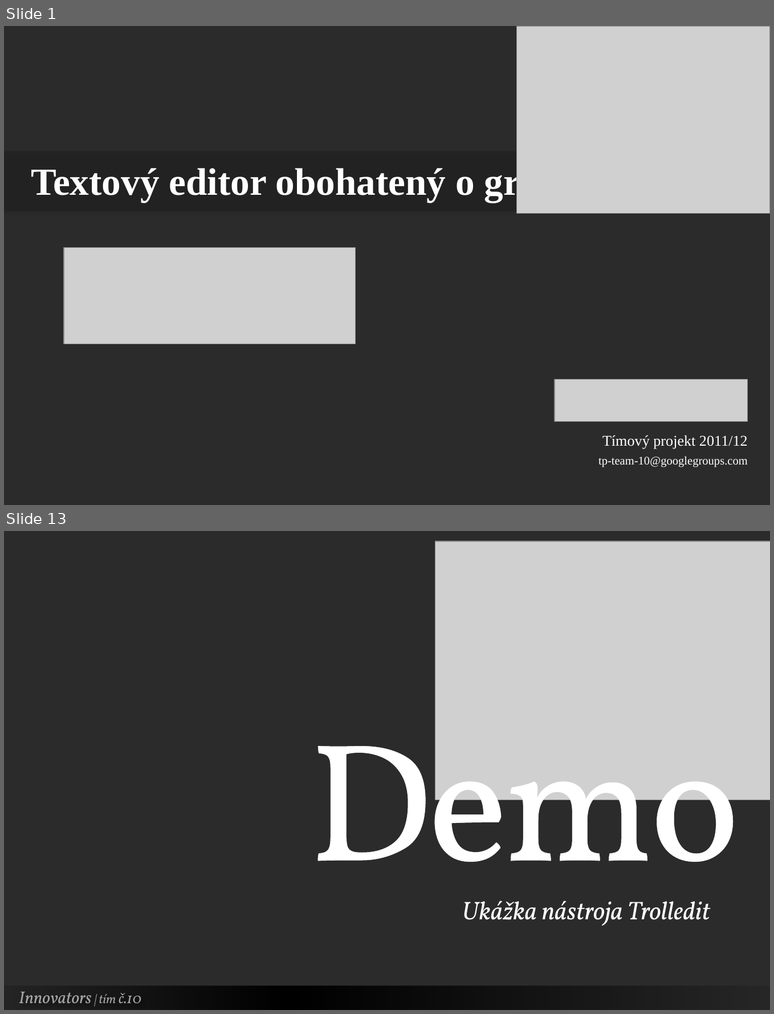
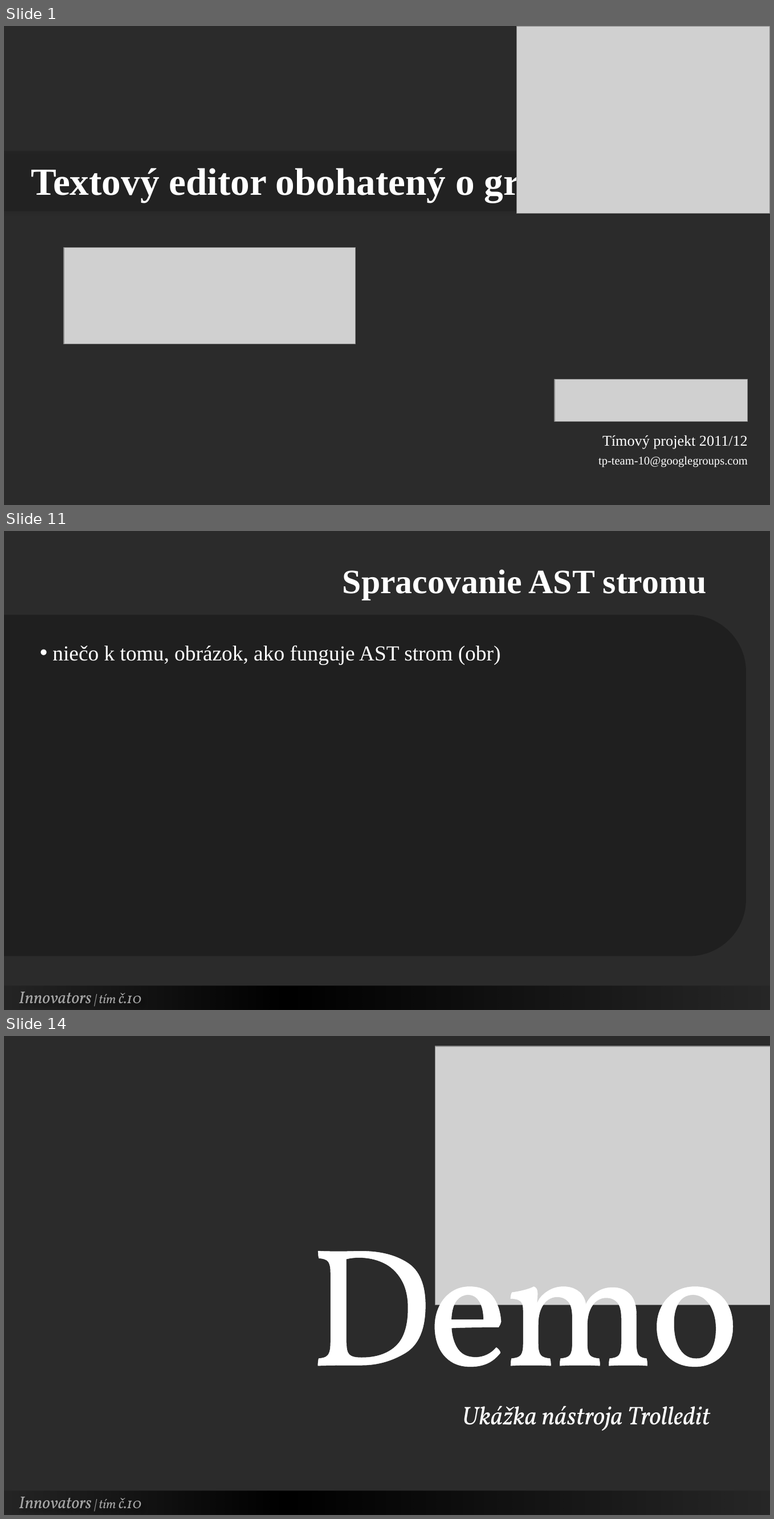
Before and after one commit to Innovators-Team10/Documentation, a slide deck: Dokumentacie/Ostatne/Innovators.pptx. Shown one above the other, each under a label of ours: slides 1 and 13 before the commit, slides 1, 11 and 14 after it; the slides between them are not shown. The pictures are 774x1014 and 774x1519 pixels, drawn with LibreOffice and Linux fonts; fonts in the diff are those of the drawing; grey boxes stand for pictures; background and template pictures are left out; a plain dark background stands for a picture behind light text. Boxes give left, top, right and bottom in pixels: in the first picture for what was removed or moved away, otherwise in the second. Text is boxed around its words. In the diff, an @@ line names an element or a change of style, - is before the commit and + after.

```diff
--- a/Dokumentacie/Ostatne/Innovators.pptx
+++ b/Dokumentacie/Ostatne/Innovators.pptx
@@ slide 11 added at (x1=4, y1=531, x2=770, y2=1010), background picture (left out) @@
@@ text added at (x1=343, y1=569, x2=706, y2=599), 32 pt, text #FFFFFF, bold @@
+Spracovanie AST stromu
@@ round same rect added at (x1=4, y1=615, x2=746, y2=956), fill #000000 at 28% opacity @@
@@ text added at (x1=52, y1=645, x2=501, y2=664), 20 pt, text #FFFFFF @@
+• niečo k tomu, obrázok, ako funguje AST strom (obr)
@@ rectangle added at (x1=4, y1=986, x2=770, y2=1010), fill gradient #000000 @@
@@ text added at (x1=19, y1=992, x2=141, y2=1003), 16 pt, text #A6A6A6, italic @@
+Innovators | tím č.10
@@ what was slide 13 is now slide 14 @@
```
Also in this commit, not shown: 10 slides changed, 1 other slide added, 1 slide removed.
